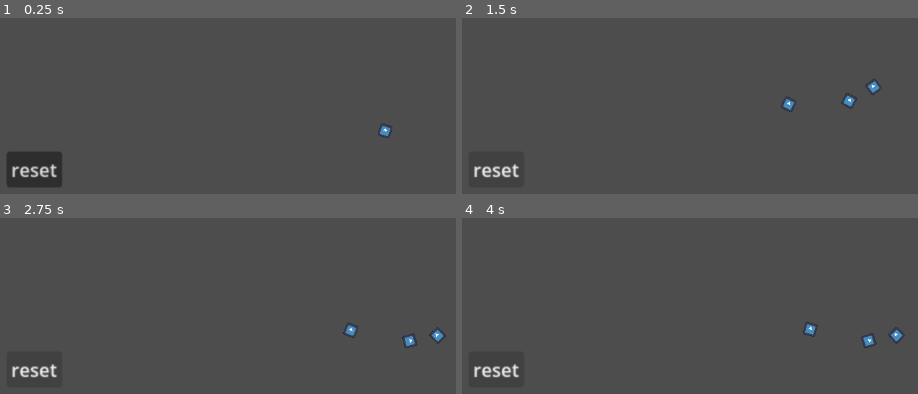
Above: before the commit, frames 1-4 (two rows, left to right).
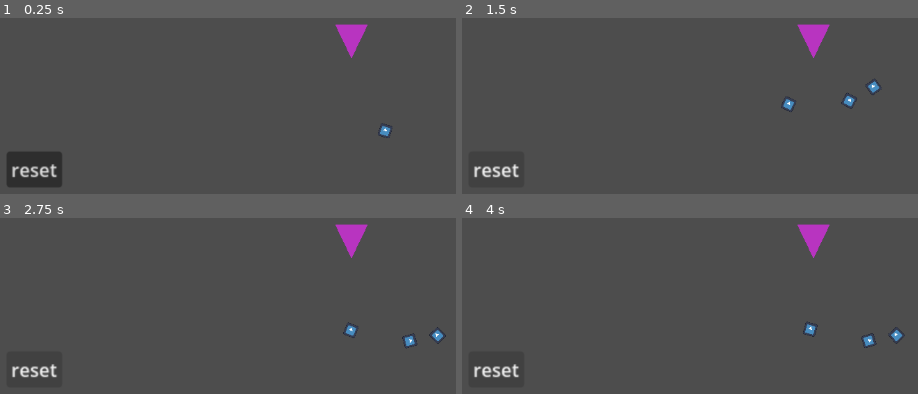
Above: after the commit, the same moments.

Repository: kilometersperhour/trijam-0353-trotting-in-the-90s
Game: Godot game, scene res://main.tscn
Two runs of this game, one before a commit and one after it. Both use one fixed random seed, a clock stepped at 60 frames per second and the inputs below. The engine's default icon, where the game draws it, is replaced by a stand-in: a white triangle on a blue panel in a dark square.
Inputs:
- Up to frame 1 (0.25 s): no input
- Up to frame 2 (1.5 s): tap Enter at 0.5 s; click "reset" at 1.25 s
- Up to frame 3 (2.75 s): no input
- Up to frame 4 (4 s): tap Space at 2.75 s; tap Enter at 3.5 s

The runs differ from the first frame. In frame 1, 0.7% of the frame differs, in the area x 73-81%, y 3-23%; in frame 2, 0.7%; in frame 3, 0.7%; in frame 4, 0.7%.

Commit message:
misunderstood 'alpha' in as used in rgb8 color, made nearly invisible triangles instead of fully opaque

Diff:
--- a/spinner_prototype.gd
+++ b/spinner_prototype.gd
@@ -1,20 +1,21 @@
 extends Node2D
 
 # learn to create a wedge class... yikes
-var wedge_count = 7
+var wedge_count : float = 7
 var wedge_center : Array = [0,0]
 
 var wedge_depth = 15
-var wedge_width = 1/wedge_count
+var wedge_width : float = 1 / wedge_count
 
 # for an iscoceles triangle "pointed straight down"
 # bottom point at origin, [top-left point], [top-right point]
 # this should be a function but I'll figure that out later
 var simple_wedge : Array = [
-	wedge_center,
-	[wedge_center[0] + cos(0.5 * PI * wedge_width),wedge_center[1] + sin(0.5 * PI * wedge_width)],
-	[-wedge_center[0] + cos(0.5 * PI * wedge_width),wedge_center[1] + sin(0.5 * PI * wedge_width)]
+	[0,0],#wedge_center, #
+	[-wedge_depth * sin(PI * wedge_width),-wedge_depth * cos(PI * wedge_width)], #
+	[wedge_depth * sin(PI * wedge_width),-wedge_depth * cos(PI * wedge_width)] #
 ]
+
 
 # https://docs.godotengine.org/en/stable/tutorials/2d/custom_drawing_in_2d.html#example-1-drawing-a-custom-shape
 var my_wedge : PackedVector2Array
@@ -31,7 +32,7 @@
 
 func _draw():
 	# We are going to paint with this color.
-	var my_wedge_color : Color = Color.from_rgba8(101, 129, 226, 1)
+	var my_wedge_color : Color = Color.from_rgba8(184, 52, 192, 255)
 
 	# We pass the PackedVector2Array to draw the shape.
 	draw_polygon(my_wedge, [ my_wedge_color ])
@@ -39,7 +40,3 @@
 
 func compute_triangle():
 	pass
-
-# Called every frame. 'delta' is the elapsed time since the previous frame.
-func _process(_delta) -> void:
-	queue_redraw()
Not shown: 1 places in main.tscn that only renumber resources
